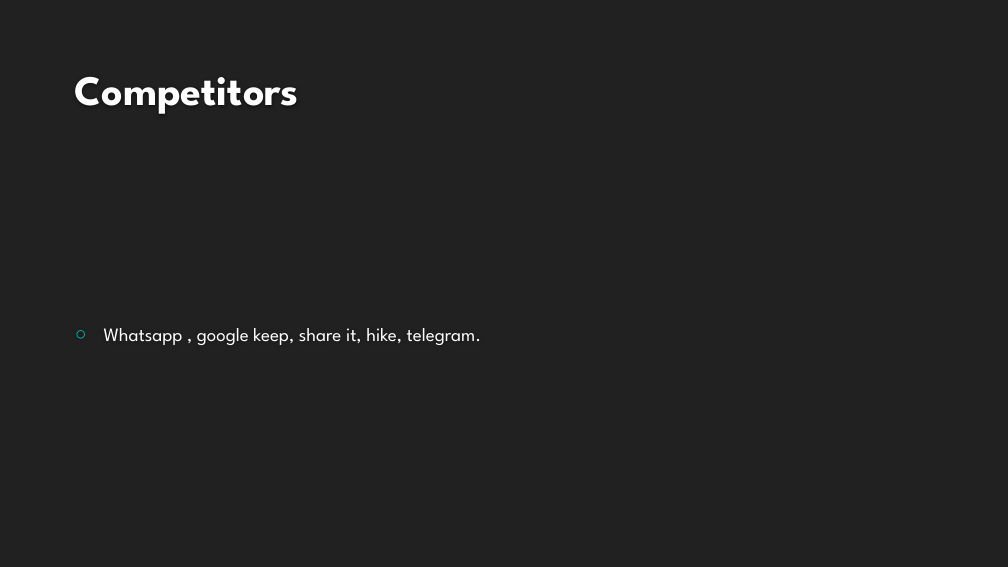
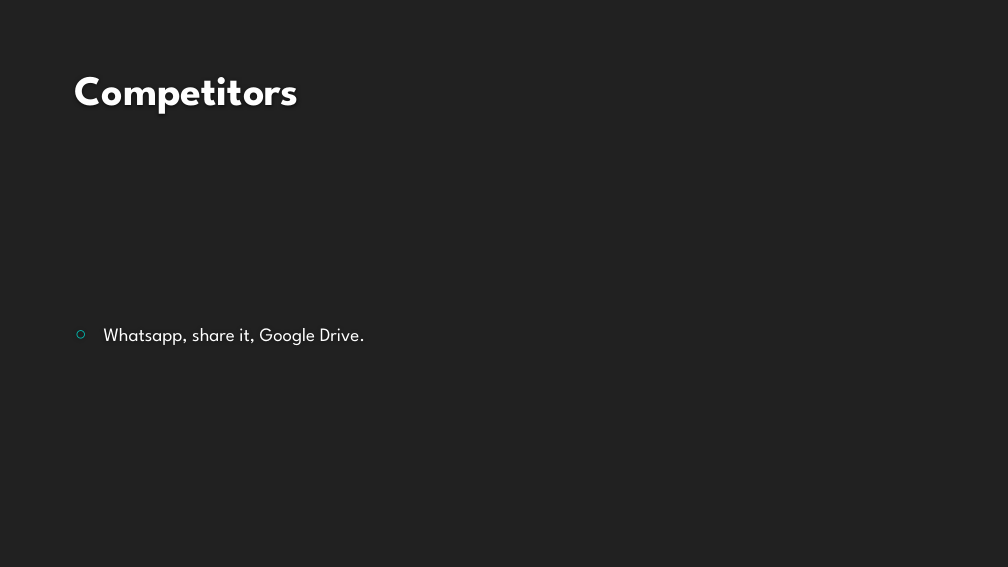
Before and after one commit to gauravkerkar/SMARTSHARE, a slide deck: slide 5 of Smart Share.pptx. Drawn at 1008x567 pixels with LibreOffice and Linux fonts; fonts in the diff are those of the drawing; background and template pictures are left out. Boxes give left, top, right and bottom in pixels: in the first picture for what was removed or moved away, otherwise in the second. Text is boxed around its words. In the diff, an @@ line names an element or a change of style, - is before the commit and + after.

```diff
--- a/Smart Share.pptx
+++ b/Smart Share.pptx
@@ text at box(104, 328, 366, 345): text changed @@
-○ Whatsapp , google keep, share it, hike, telegram.
+○ Whatsapp, share it, Google Drive.
```
Also in this commit, not shown: 3 other slides changed, 2 other files.
